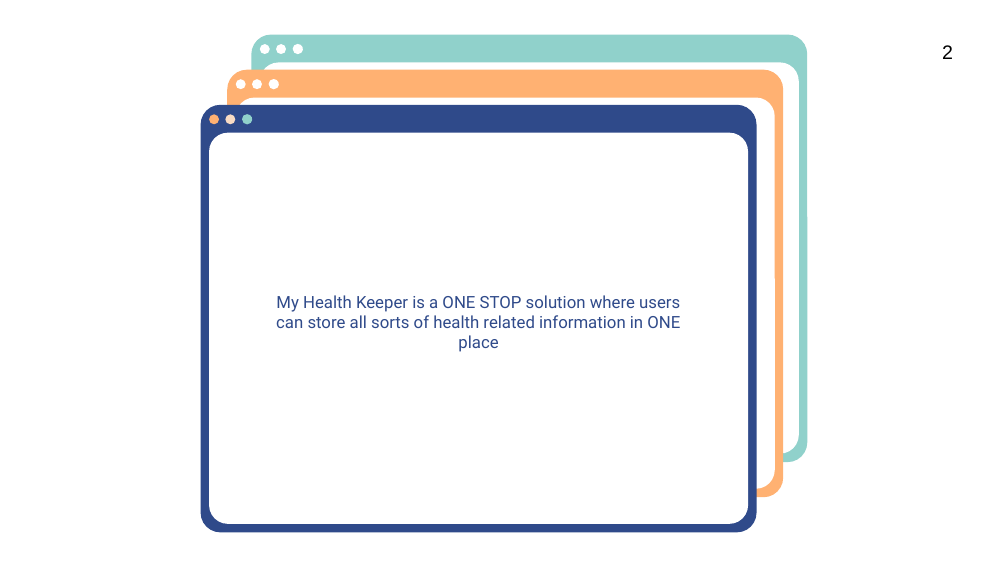
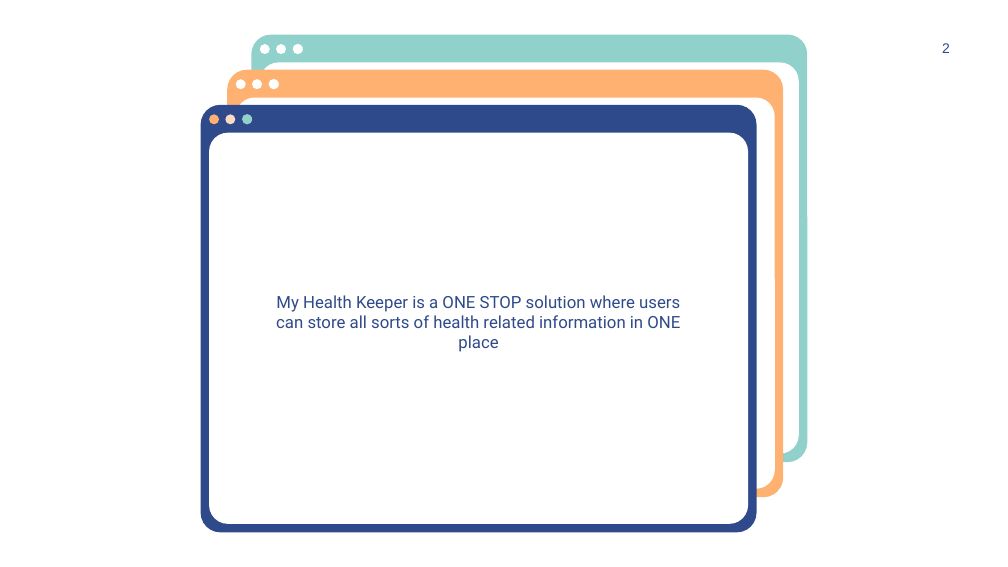
Before and after one commit to SabrinaSusmi/My-Health-Keeper, a slide deck: slide 2 of Final Presentation.pptx. Drawn at 1008x567 pixels with LibreOffice and Linux fonts; fonts in the diff are those of the drawing. Boxes give left, top, right and bottom in pixels: in the first picture for what was removed or moved away, otherwise in the second. Text is boxed around its words. In the diff, an @@ line names an element or a change of style, - is before the commit and + after.

```diff
--- a/Final Presentation.pptx
+++ b/Final Presentation.pptx
@@ text "2" at box(942, 43, 950, 53): size 14 to 10 pt, text colour #000000 to #2F4A8A @@
```
Also in this commit, not shown: 3 other slides changed, 1 slide added, 6 slides removed.
